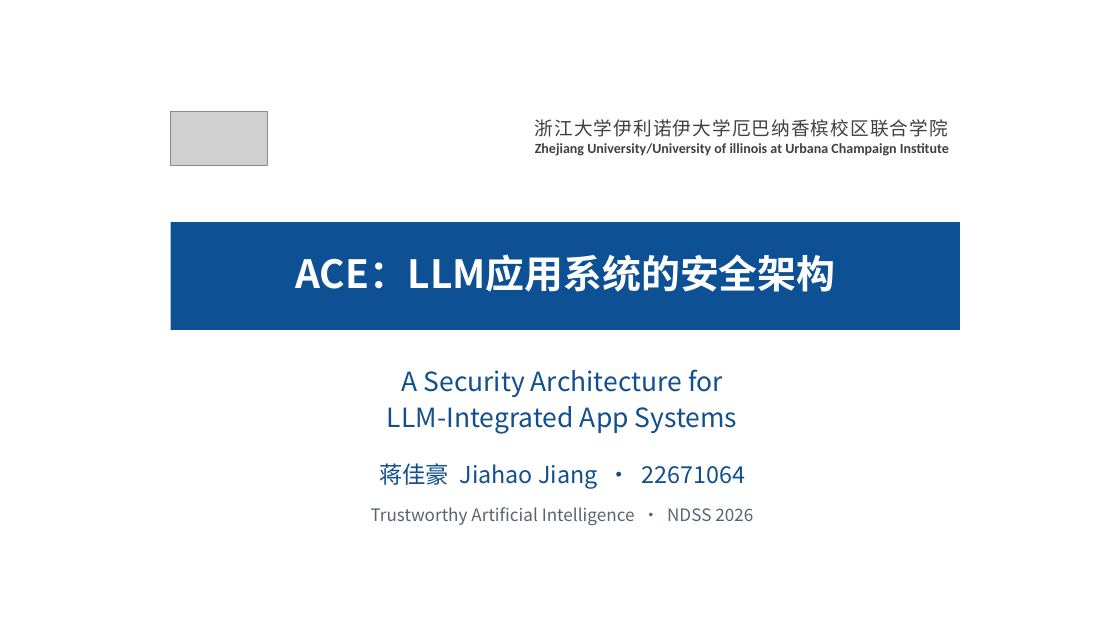
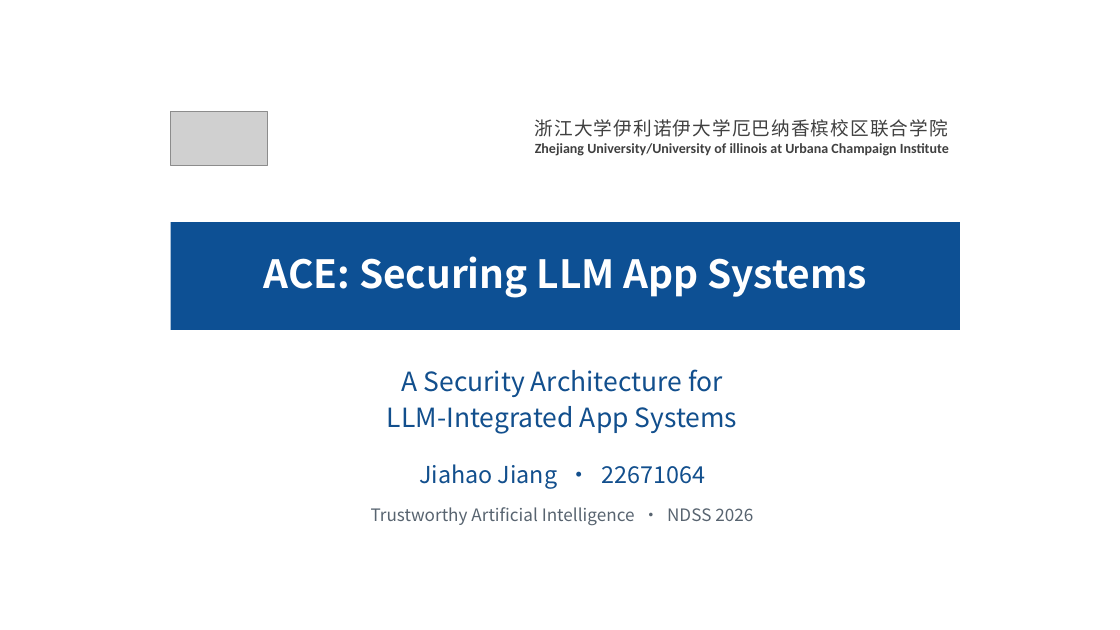
Before and after one commit to Novakru/ZJU-assignment-reports, a slide deck: slide 1 of submission/presentation.pptx. Drawn at 1120x630 pixels with LibreOffice and Linux fonts; fonts in the diff are those of the drawing; grey boxes stand for pictures; background and template pictures are left out. Boxes give left, top, right and bottom in pixels: in the first picture for what was removed or moved away, otherwise in the second. Text is boxed around its words. In the diff, an @@ line names an element or a change of style, - is before the commit and + after.

```diff
--- a/submission/presentation.pptx
+++ b/submission/presentation.pptx
@@ text at (x1=264, y1=256, x2=867, y2=298): text changed @@
-ACE：LLM应用系统的安全架构
+ACE: Securing LLM App Systems
@@ text at (x1=419, y1=464, x2=706, y2=489): text changed @@
-蒋佳豪 Jiahao Jiang · 22671064
+Jiahao Jiang · 22671064
```
Also in this commit, not shown: 4 other slides changed, 5 slides added, 5 slides removed, 17 other files.
